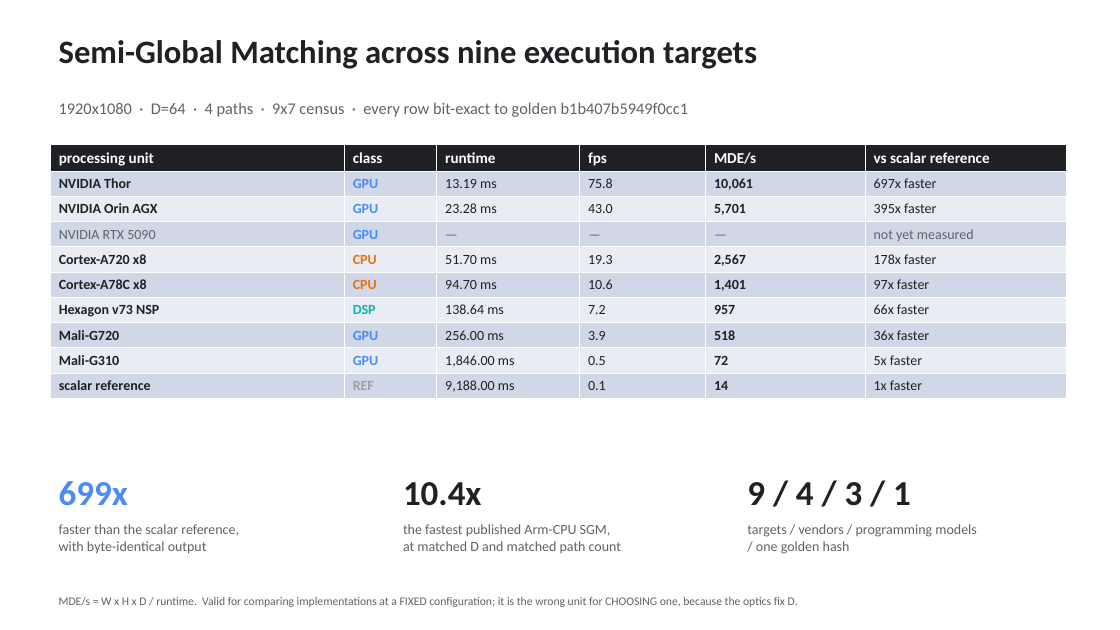
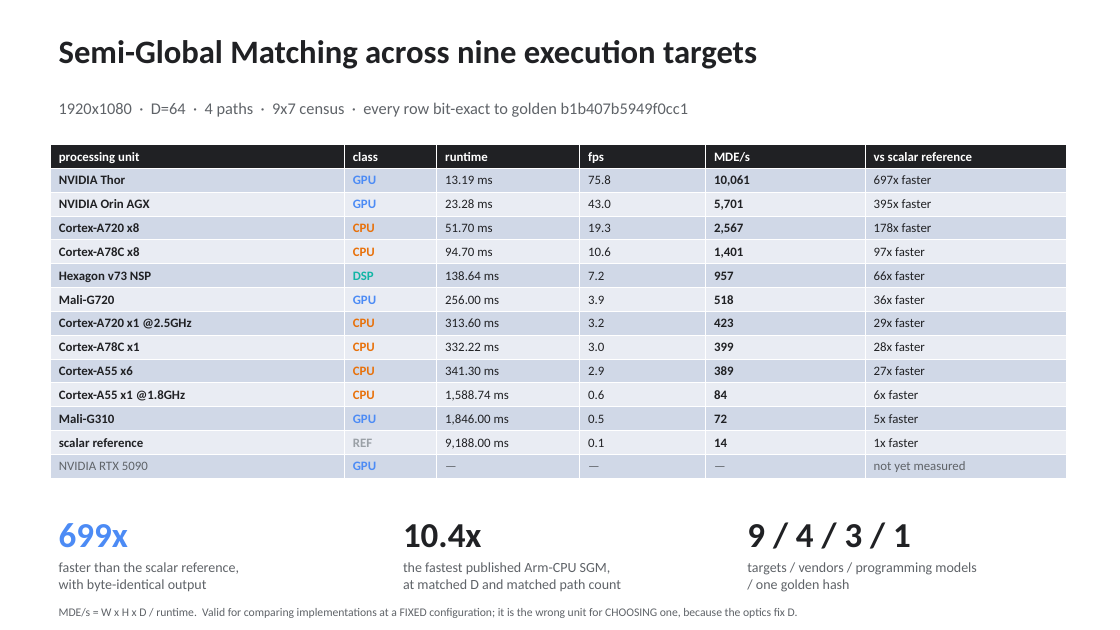
Before and after one commit to kylefoxaustin/sgm-bench, a slide deck: slide 1 of docs/sgm-results.pptx. Drawn at 1120x630 pixels with LibreOffice and Linux fonts; fonts in the diff are those of the drawing. Boxes give left, top, right and bottom in pixels: in the first picture for what was removed or moved away, otherwise in the second. Text is boxed around its words. In the diff, an @@ line names an element or a change of style, - is before the commit and + after.

```diff
--- a/docs/sgm-results.pptx
+++ b/docs/sgm-results.pptx
@@ table at (50, 145, 1067, 476) @@
-row 4: NVIDIA RTX 5090 | GPU | — | — | — | not yet measured
+row 8: Cortex-A720 x1 @2.5GHz | CPU | 313.60 ms | 3.2 | 423 | 29x faster
+row 9: Cortex-A78C x1 | CPU | 332.22 ms | 3.0 | 399 | 28x faster
+row 10: Cortex-A55 x6 | CPU | 341.30 ms | 2.9 | 389 | 27x faster
+row 11: Cortex-A55 x1 @1.8GHz | CPU | 1,588.74 ms | 0.6 | 84 | 6x faster
+row 14: NVIDIA RTX 5090 | GPU | — | — | — | not yet measured
@@ 6 texts: place and size @@
-6 texts at (59, 481, 977, 554)
+6 texts at (59, 523, 977, 592)
@@ text "MDE/s = W x H ...": place and size @@
-text "MDE/s = W x H ..." at (59, 597, 798, 607)
+text "MDE/s = W x H ..." at (59, 608, 798, 618)
```
Also in this commit, not shown: 2 other slides changed, 1 slide added, 3 other files.
